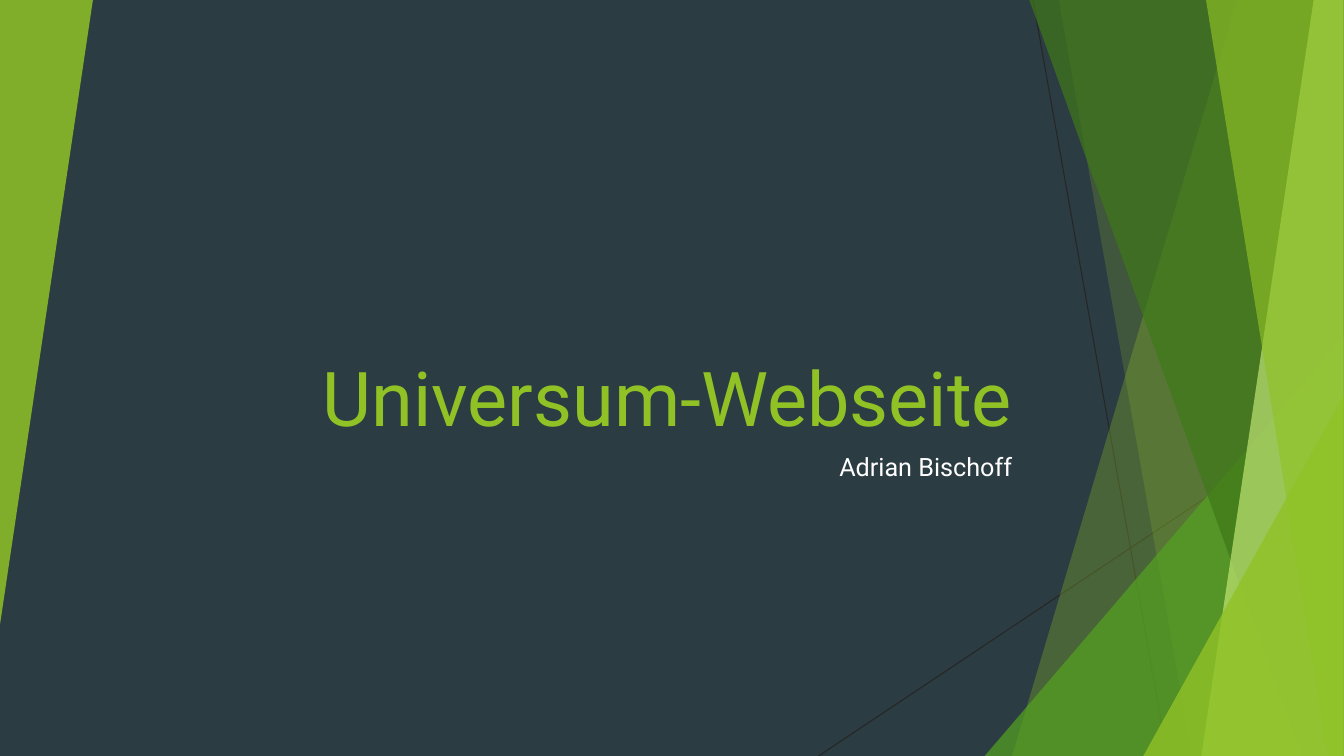
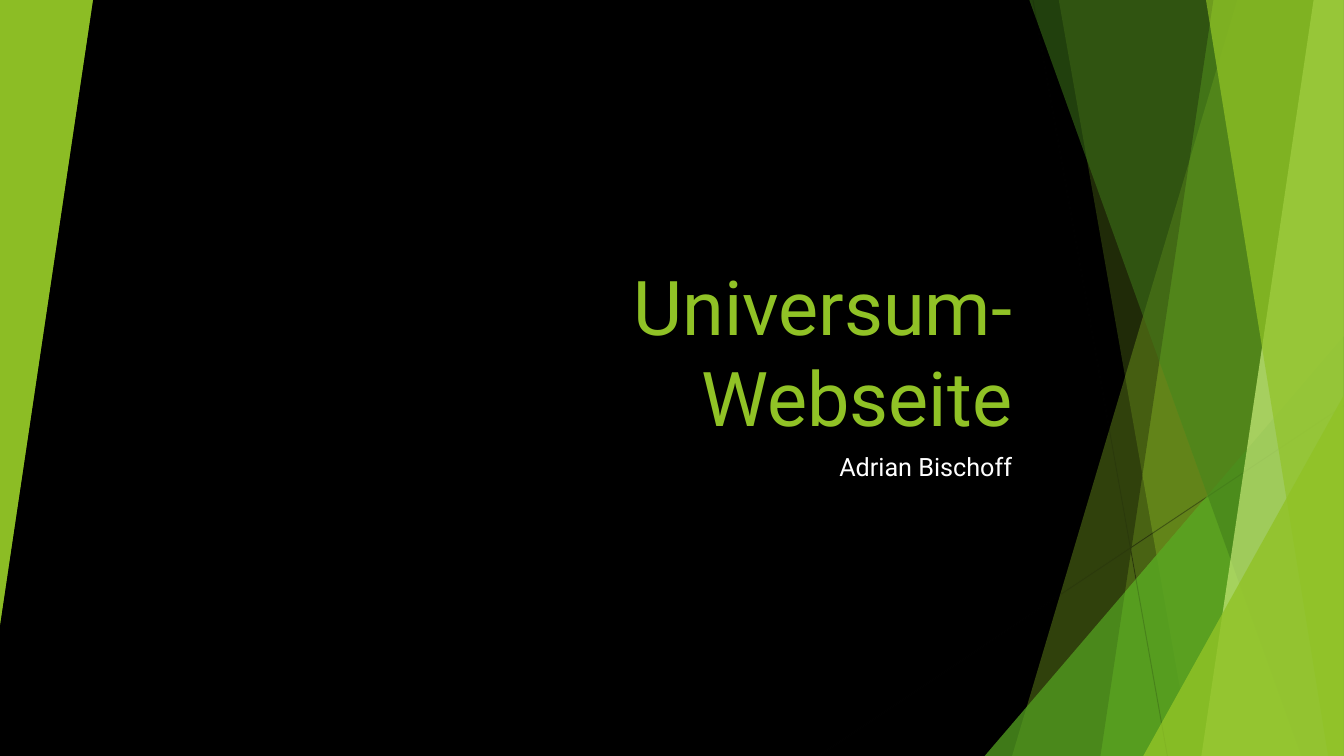
Before and after one commit to CrazyGoast/Sportferien_2024_API-2_bisadr_Planeten-Webseite, a slide deck: slide 1 of Documents/Präsentation_Universum-Webseite_Adrian.pptx. Drawn at 1344x756 pixels with LibreOffice and Linux fonts; fonts in the diff are those of the drawing; background and template pictures are left out. Boxes give left, top, right and bottom in pixels: in the first picture for what was removed or moved away, otherwise in the second. Text is boxed around its words. In the diff, an @@ line names an element or a change of style, - is before the commit and + after.

```diff
--- a/Documents/Präsentation_Universum-Webseite_Adrian.pptx
+++ b/Documents/Präsentation_Universum-Webseite_Adrian.pptx
@@ background #2C3C43 to picture (left out) @@
@@ triangle added at bbox=[0, 0, 93, 625], fill #90C226 at 85% opacity @@
@@ parallelogram added at bbox=[407, 0, 1214, 756], fill #000000 at 82% opacity @@
@@ freeform shape added at bbox=[1012, 0, 1344, 756], fill #90C226 at 30% opacity @@
@@ freeform shape added at bbox=[1029, 0, 1344, 756], fill #3F7819 at 47% opacity @@
@@ line added from (1033, 0) to (1168, 756), #000000 0.75 pt @@
@@ freeform shape added at bbox=[1059, 0, 1344, 756], fill #90C226 at 20% opacity @@
@@ freeform shape added at bbox=[1202, 0, 1344, 756], fill #C0E474 at 70% opacity @@
@@ freeform shape added at bbox=[1206, 0, 1344, 756], fill #90C226 at 65% opacity @@
@@ title "Universum-Webseite" rewrapped from bbox=[323, 369, 1012, 427] to bbox=[633, 280, 1012, 427] @@
@@ triangle added at bbox=[985, 336, 1344, 756], fill #54A021 at 72% opacity @@
@@ line added from (1344, 406) to (819, 756), #000000 0.75 pt @@
@@ triangle added at bbox=[1143, 396, 1344, 756], fill #90C226 at 80% opacity @@
```
Also in this commit, not shown: 2 other slides changed, 5 slides added, 5 slides removed, 1 other file.
